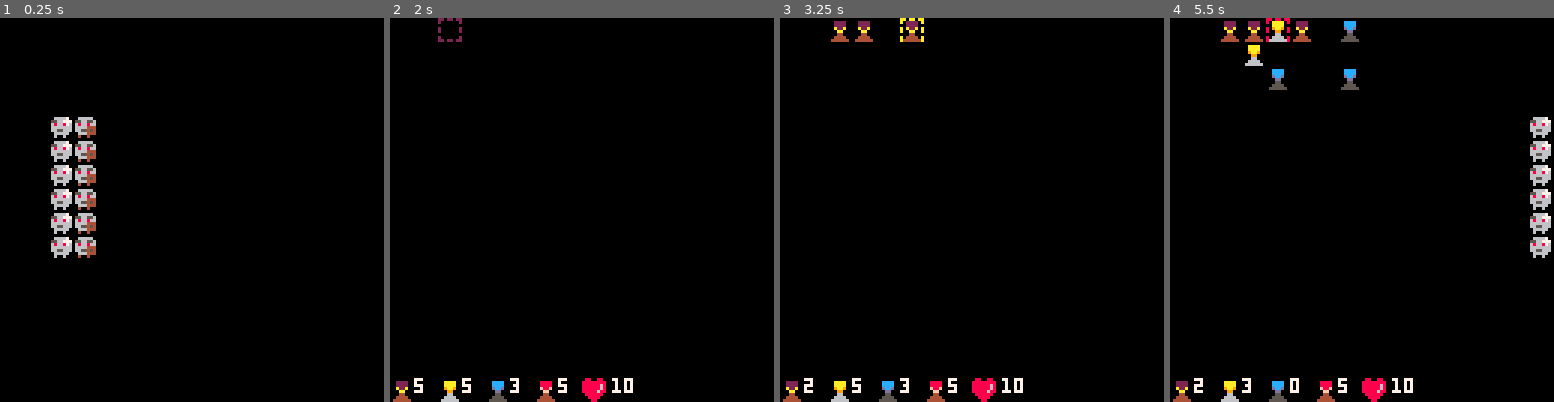
Above: before the commit, frames 1-4 (left to right).
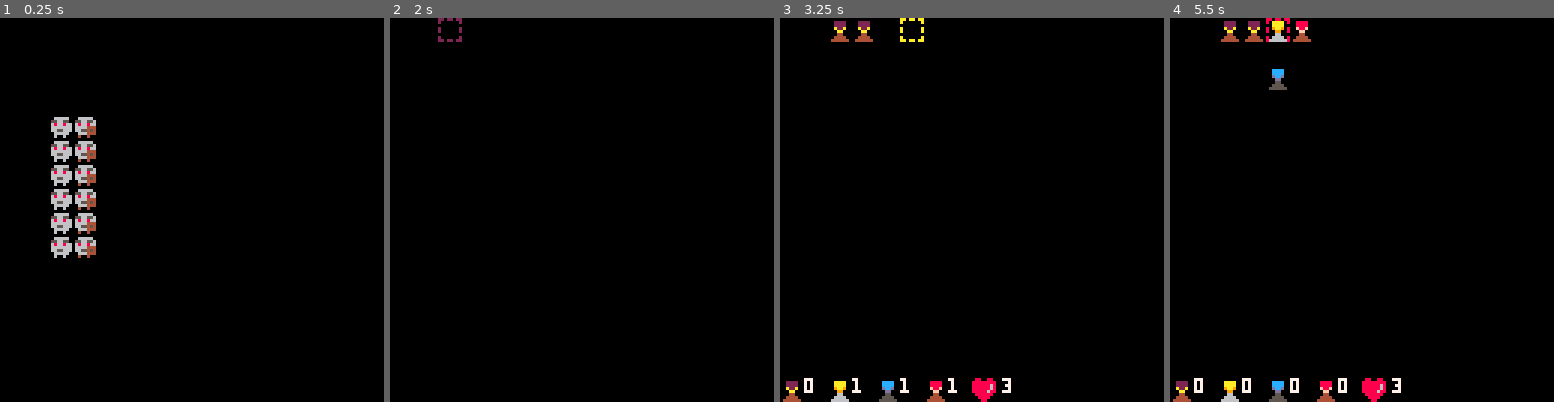
Above: after the commit, the same moments.

Repository: RobertoFreireFerrazPassos/pico8
Game: PICO-8 cartridge towerdefense.p8
Two runs of this game, one before a commit and one after it. Both use one fixed random seed, a clock stepped at 60 frames per second and the inputs below.
Inputs:
- Up to frame 1 (0.25 s): no input
- Up to frame 2 (2 s): tap X (X key) at 0.33, 1.07, 1.85 s; tap O (Z key) at 0.7, 1.7 s; hold Right from 1.6 s (still down)
- Up to frame 3 (3.25 s): release Right at 2.1 s; tap O (Z key) at 2.1, 2.5, 2.9 s; hold Up 2.15-2.42 s; hold Right 2.47-3.03 s; tap X (X key) at 2.97 s; hold Left from 3.08 s (still down)
- Up to frame 4 (5.5 s): tap O (Z key) every 0.4 s from 3.3 to 5.3 s; release Left at 3.58 s; hold Down 3.63-3.97 s; hold Right 4.02-4.68 s; tap X (X key) at 4.08, 5.2 s; hold Up 4.73-5.03 s; hold Left from 5.08 s (still down)

The runs differ from the first frame. In frame 1, 0.2% of the frame differs, in the area x 16-19%, y 25-60%; in frame 2, 1.3%; in frame 3, 0.4%; in frame 4, 2.2%, in the area x 6-100%, y 0-98%.

Commit message:
gameover

Diff:
--- a/towerdefense.p8
+++ b/towerdefense.p8
@@ -2,12 +2,25 @@
 version 41
 __lua__
 function _init()
+	gameover=false
+	enemies={}
+	showenemies=true
+	currentlevel=1
+	buffer={}
+	towers= {}
+	availabletowers = {}
 	generatelevel()
 end
 
 function _update()
  timemanager:update()
 
+	if life<=0 then
+		gameover=true
+		timemanager:addtimer(30,function() _init() end,1)
+		return
+	end
+
 	if showenemies then
 		return
 	end
@@ -25,6 +38,13 @@
 
 function _draw()
 	cls()
+	draw_footer()
+
+	if gameover then
+		draw_gameover()
+		return
+	end
+
 	if showenemies then
 		camera(127,0)
 		timemanager:addtimer(60,function() showenemies=false end,1)
@@ -38,9 +58,6 @@
 	foreach(enemies,function(e)
 		e:draw()
 	end)
-
-	draw_availabletowers()
-	draw_life()
 end
 
 -->8
@@ -113,6 +130,19 @@
   return (x2 - x1)^2 + (y2 - y1)^2
 end
 
+function draw_life()
+	spr(32,8*8,15*8)
+	print(life,9*8+2,15*8)
+end
+
+function draw_gameover()
+	print("game over",4*8,6*8,8)
+end
+
+function draw_footer()
+	draw_availabletowers()
+	draw_life()
+end
 -->8
 -- selector --
 s = class:new({
@@ -158,17 +188,8 @@
 	end
 })
 
-life=10
-
-function draw_life()
-	spr(32,8*8,15*8)
-	print(life,9*8+2,15*8)
-end
-
 -->8
 -- tower --
-availabletowers = {}
-
 function generateavailabletowers(ql)
 	local index=1
 	foreach(ql,function(i)
@@ -206,8 +227,6 @@
 	{c=8,s=5,as=30,d=15,st=0,r=1000,l=100}
 }
 
-towers= {}
-
 t = class:new({
 	x=0,
 	y=0,
@@ -273,9 +292,6 @@
 end
 -->8
 -- enemies --
-enemies={}
-showenemies=true
-
 e = class:new({
 	x=0,
 	y=0,
@@ -378,10 +394,10 @@
 		end
 	end,
 	draw=function(_ENV)
-		if l<80 then
+		if l<30 then
+		 spr(s+2,x,y)
+		elseif l<80 then
 			spr(s+1,x,y)
-		elseif l<30 then
-		 spr(s+2,x,y)
 		else
 			spr(s,x,y)
 		end
@@ -410,21 +426,19 @@
 
 function createenemy1(x,y)
 	add(enemies,e:new(
-		{x=x,y=y,s=16,l=100,atk=5,spd=100})
+		{x=x,y=y,s=16,l=200,atk=5,spd=200})
 	)
 end
 
 function createenemy2(x,y)
  add(enemies,e:new(
- 	{x=x,y=y,s=19,l=50,atk=5,spd=50})
+ 	{x=x,y=y,s=19,l=120,atk=5,spd=120})
  )
 end
 
 
 -->8
 -- buffer --
-buffer={}
-
 function create_buffer()
  for i=0,31 do
    buffer[i] = {}
@@ -447,30 +461,31 @@
 end
 -->8
 -- level --
-currentlevel=1
-
 function generatelevel()
 	local level=levels[currentlevel]
  generateavailabletowers(level[1])
  create_buffer()
 	generateenemies(level[2])
+	life=level[3]
 end
 
 -- 0,0,1,1,1 1 topleft enemy type 1
 
 levels={
 	{
-			{5,5,3,5},
+			{2,1,1,1},
 			{
 				{2,4,1,6,2},
 				{3,4,1,6,1}
-			}
+			},
+			3
 	},
 	{
 			{1,1,1,1},
 			{
 				{2,4,1,4,1}
-			}
+			},
+			2
 	}
 }
 __gfx__
